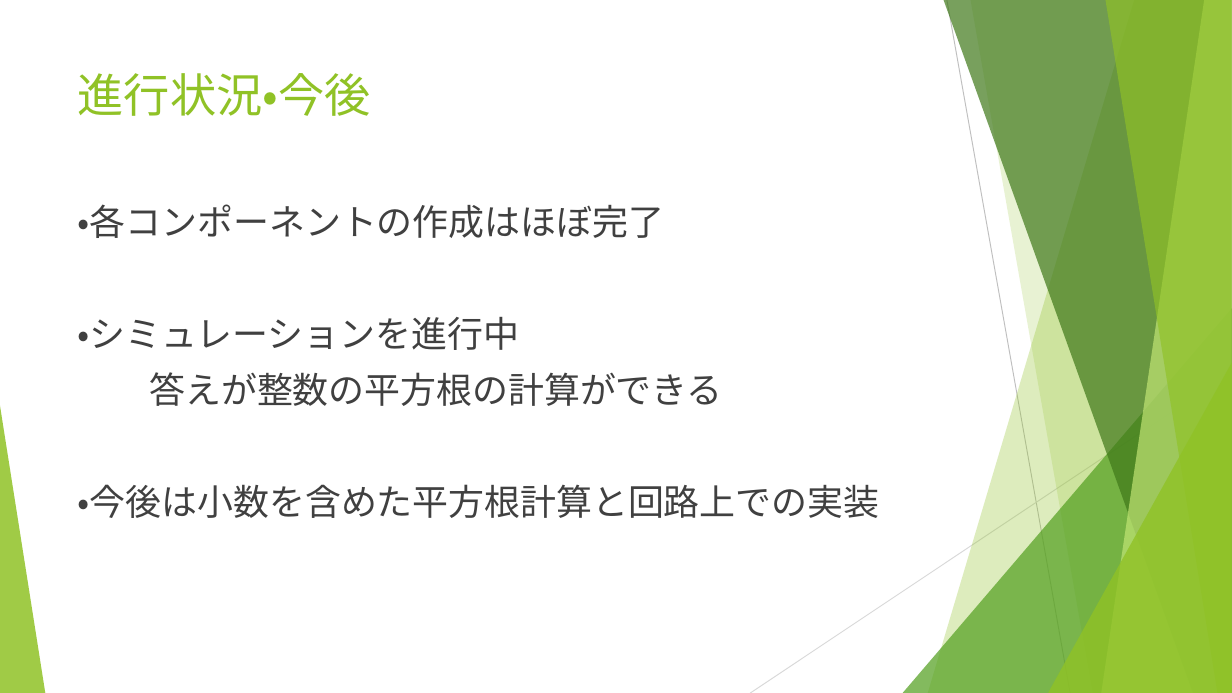
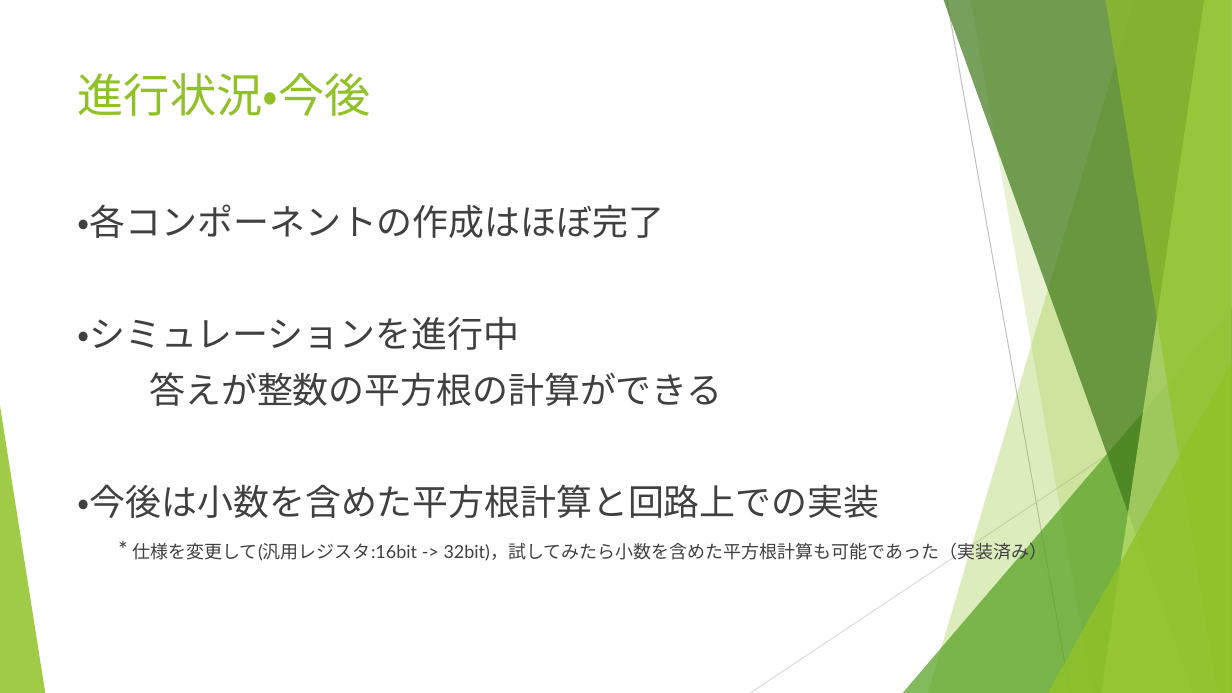
Before and after one commit to takata-daiki/sqrt, a slide deck: slide 9 of wiki_data/プロジェクト実験.pptx. Drawn at 1232x693 pixels with LibreOffice and Linux fonts; fonts in the diff are those of the drawing. Boxes give left, top, right and bottom in pixels: in the first picture for what was removed or moved away, otherwise in the second. Text is boxed around its words. In the diff, an @@ line names an element or a change of style, - is before the commit and + after.

Commit message:
自分のとこの補足

```diff
--- a/wiki_data/プロジェクト実験.pptx
+++ b/wiki_data/プロジェクト実験.pptx
@@ text at [133, 543, 1048, 563]: paragraph added @@
+  * 仕様を変更して(汎用レジスタ:16bit -> 32bit)，試してみたら小数を含めた平方根計算も可能であった（実装済み）
```
